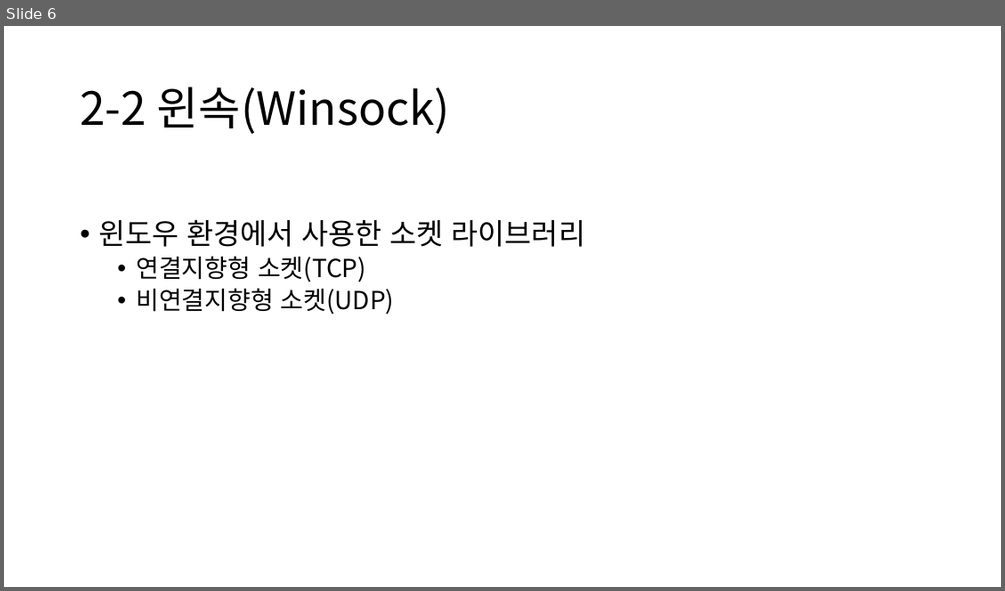
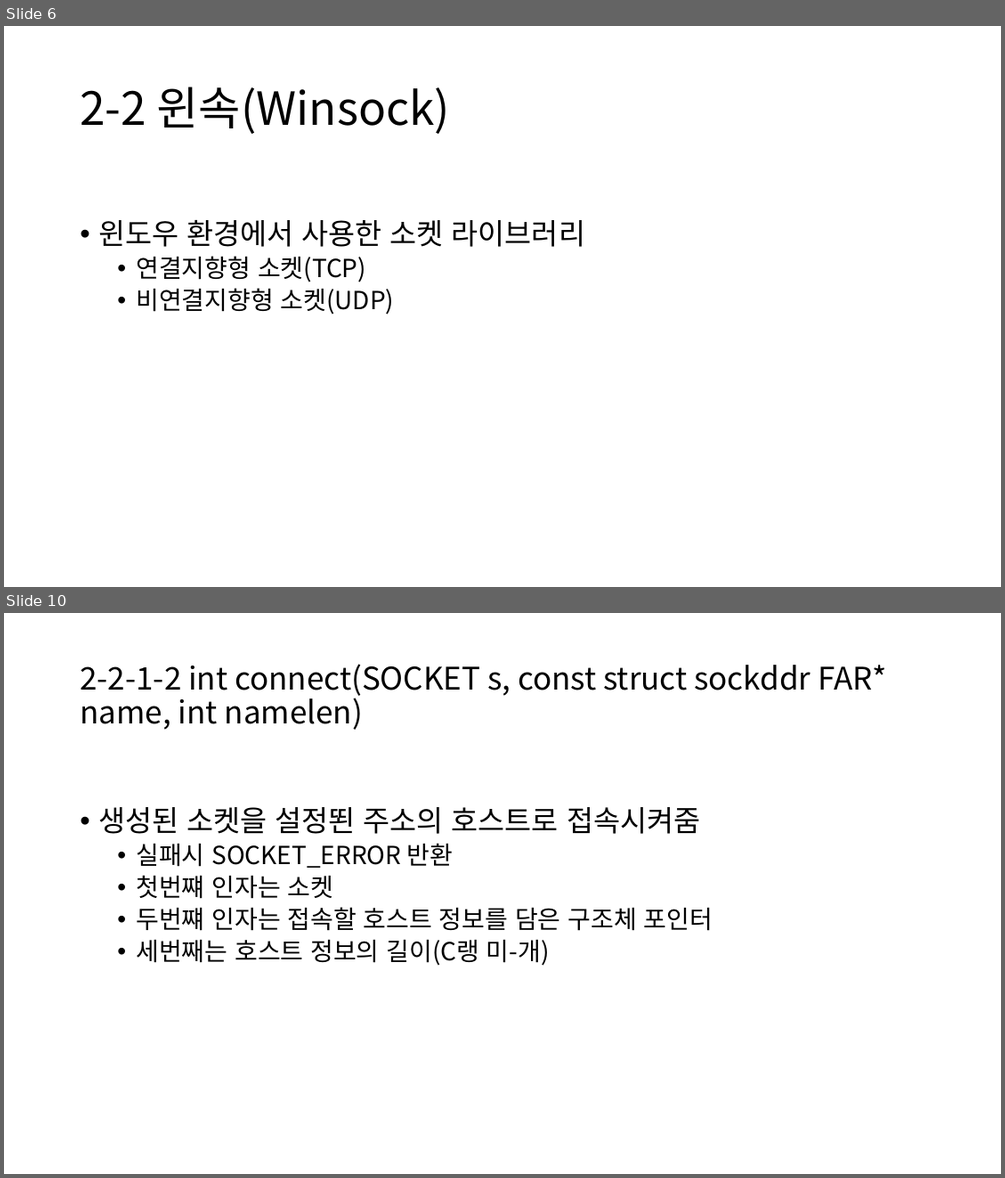
Before and after one commit to OnionLee/game_server_study, a slide deck: doc/온라인 게임 서버 - 기초편.pptx. Shown one above the other, each under a label of ours: slide 6 before the commit, slides 6 and 10 after it; the slides between them are not shown. The pictures are 1005x591 and 1005x1178 pixels, drawn with LibreOffice and Linux fonts; fonts in the diff are those of the drawing. Boxes give left, top, right and bottom in pixels: in the first picture for what was removed or moved away, otherwise in the second. Text is boxed around its words. In the diff, an @@ line names an element or a change of style, - is before the commit and + after.

```diff
--- a/doc/온라인 게임 서버 - 기초편.pptx
+++ b/doc/온라인 게임 서버 - 기초편.pptx
@@ slide 10 added at [4,613,1001,1174], background #FFFFFF @@
@@ title added at [80,664,886,730], 30 pt, text #000000 @@
+2-2-1-2 int connect(SOCKET s, const struct sockddr FAR* name, int namelen)
@@ text added at [98,807,712,965], 24 pt, text #000000 @@
+• 생성된 소켓을 설정뙨 주소의 호스트로 접속시켜줌
+  • 실패시 SOCKET_ERROR 반환
+  • 첫번쨰 인자는 소켓
+  • 두번쨰 인자는 접속할 호스트 정보를 담은 구조체 포인터
+  • 세번째는 호스트 정보의 길이(C랭 미-개)
```
Also in this commit, not shown: 3 slides changed, 13 other slides added, 12 other files.
